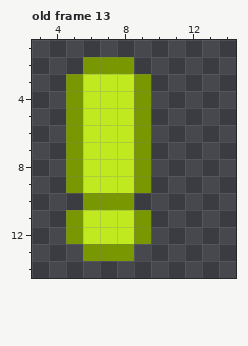
Two versions of one pixel-art file, Project Games/Project Mini Farm Simulator/Aseprite/16 16 Icons.aseprite. This is how it looked before the edit.
16x16 pixels, 30 frames. Shown: old frame 13: x 3..14, y 1..14. The commit also changed other frames, which this record leaves out.
Once edited:
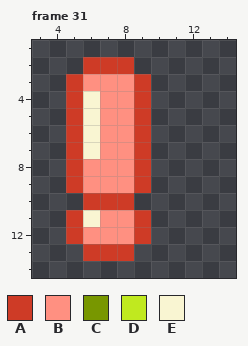
Palette (. is transparent): A #ce3b26  B #ff9081  C #789700  D #c0e91f  E #f9f5d2
A new or re-ordered frame is compared with the old frame closest to it.
From old to new:
frames 30 -> 32
Changed rows in their new state; - is an unchanged pixel.
Frame 31 is new; against old frame 13:
first column x 5:
 2 -AAA-
 3 ABBBA
 4 AEBBA
 5 AEBBA
 6 AEBBA
 7 AEBBA
 8 ABBBA
 9 ABBBA
10 -AAA-
11 AEBBA
12 ABBBA
13 -AAA-
Where, in picture pixels (left, top, right, bottom), the same in both pictures:
changed: (66, 57, 151, 261)
